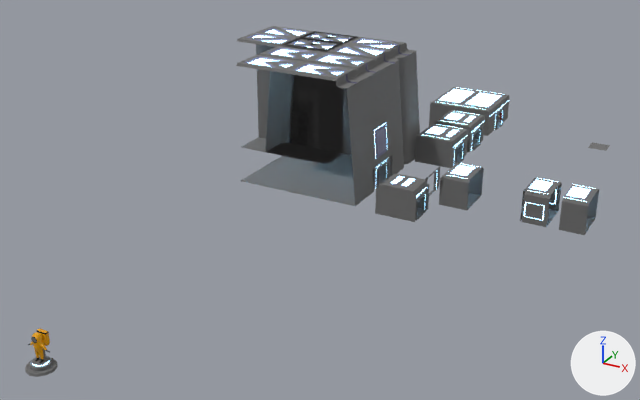
A saved change to the Blender file Assets/Models/rooms.blend.
The view is the same before and after, from a 50 mm lens placed at (41.2, -72.5, 33.9), pointed at (5.9, -8.3, 1.8). Every picture has the same lights, and +X, +Y and +Z are marked at lower right.
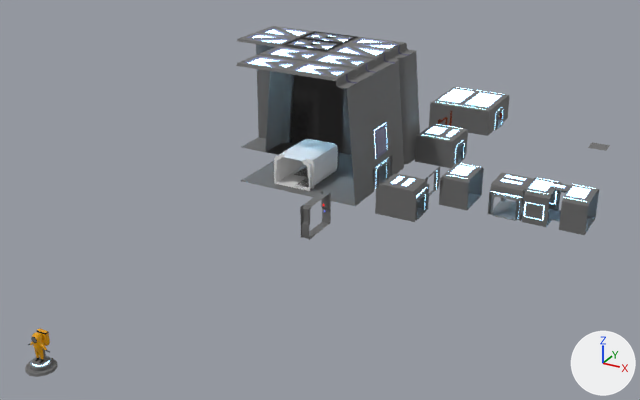
Where the newer file only moved an object's origin or applied its transform, the numbers keep the older frame.

What differs and where, as boxes [x1, y1, x2, y2] in the pictures (640 x 400 px):
'Cube', shown: after [280, 138, 338, 187]
'Cube.006', shown: after [488, 173, 534, 221]
'Cube.029', hidden: before [435, 110, 485, 152]
'Cube.011', shown: after [300, 191, 331, 240]
'Cube.001', shown: after [274, 154, 314, 191]
'Cube.014', shown: after [542, 182, 572, 222]

Diff of the bpy script that builds the scene:
```diff
--- a/Assets/Models/rooms.blend.py
+++ b/Assets/Models/rooms.blend.py
@@ ob_cube @@
 _m = ob_cube.modifiers.new('Mirror', 'MIRROR')
 _m.use_clip = True
-ob_cube.hide_set(True)
@@ ob_cube_001 @@
 _m = ob_cube_001.modifiers.new('Mirror', 'MIRROR')
 _m.mirror_object = ob_cube
-ob_cube_001.hide_set(True)
@@ ob_cube_006 @@
 ob_cube_006.rotation_euler = (0.0, 0.0, -1.571)  # degrees (0, 0, -90)
-ob_cube_006.hide_set(True)
@@ ob_cube_011 @@
 _m = ob_cube_011.modifiers.new('Mirror', 'MIRROR')
-ob_cube_011.hide_set(True)
@@ ob_cube_014 @@
 _m = ob_cube_014.modifiers.new('Mirror', 'MIRROR')
 _m.use_clip = True
-ob_cube_014.hide_set(True)
@@ ob_cube_029 @@
 ob_cube_029.location = (12.11, 15.18, 0.02)
+ob_cube_029.hide_set(True)
```
